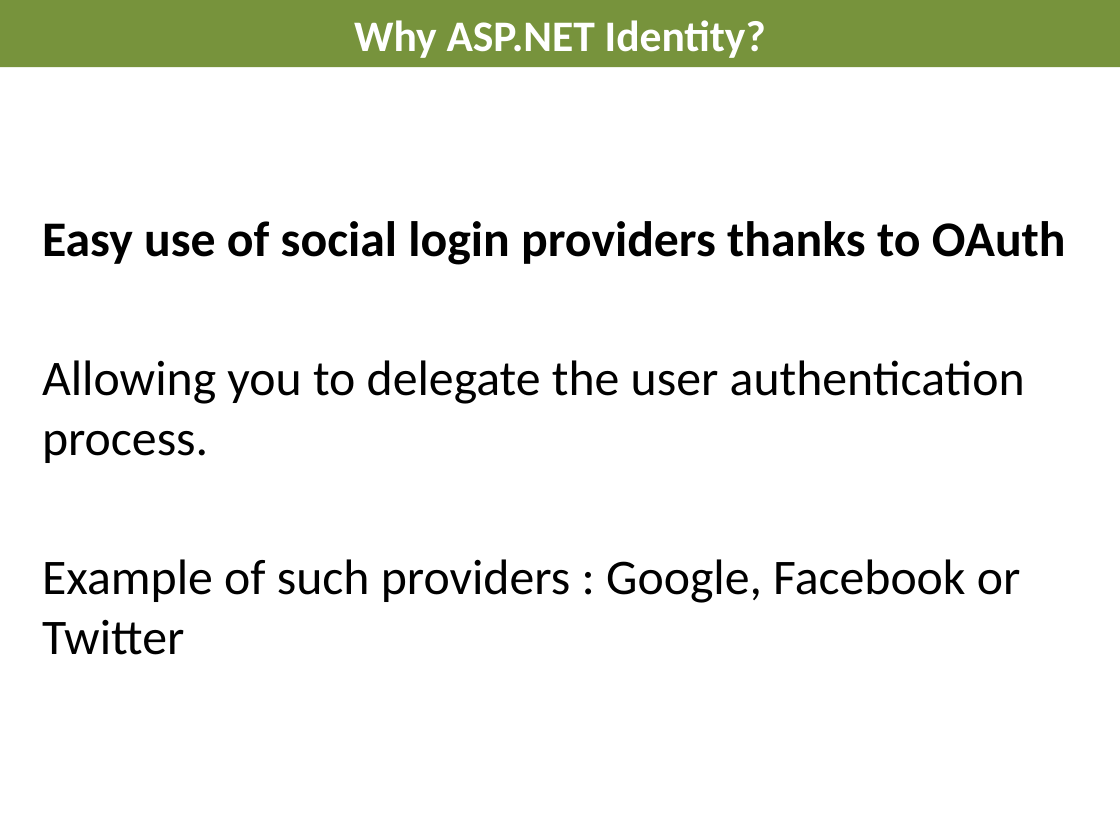
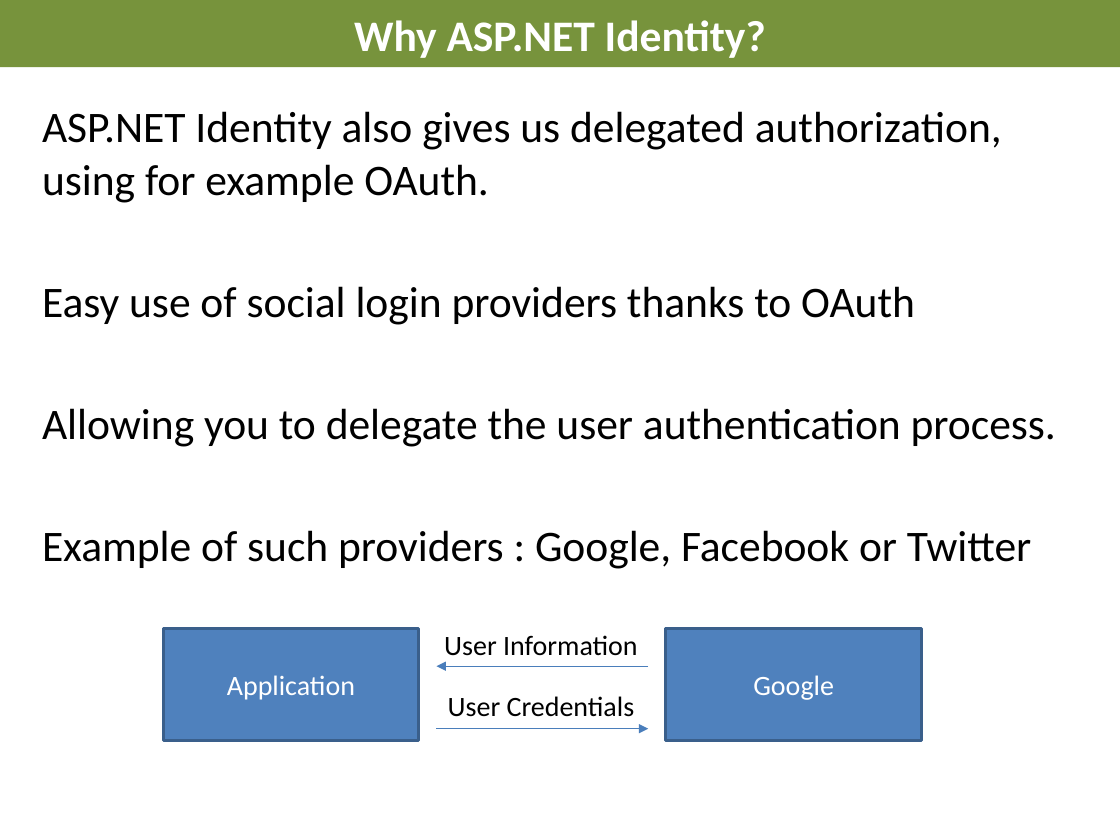
Before and after one commit to AndreasElffors/IdentityTemplate, a slide deck: slide 6 of Documents/Identity-Introduction.pptx. Drawn at 1120x840 pixels with LibreOffice and Linux fonts; fonts in the diff are those of the drawing; background and template pictures are left out. Boxes give left, top, right and bottom in pixels: in the first picture for what was removed or moved away, otherwise in the second. Text is boxed around its words. In the diff, an @@ line names an element or a change of style, - is before the commit and + after.

```diff
--- a/Documents/Identity-Introduction.pptx
+++ b/Documents/Identity-Introduction.pptx
@@ text "ASP.NET Identity also gives us ..." moved from (x1=42, y1=221, x2=1066, y2=655) to (x1=42, y1=111, x2=1056, y2=569) @@
@@ text at (x1=42, y1=111, x2=1002, y2=203): paragraph added @@
+ASP.NET Identity also gives us delegated authorization, using for example OAuth.
@@ text at (x1=42, y1=286, x2=1056, y2=569): size 32 to 28 pt in "Easy use of social login providers thanks ...", "Allowing you to delegate the user authentication ...", "Example of such providers : Google, Facebook ..."; bold off in "Easy use of social login providers thanks ..." @@
@@ rectangle added at (x1=164, y1=628, x2=419, y2=740), fill #4F81BD, outline #3A5F8C 2 pt, 18 pt, text #FFFFFF @@
+Application
@@ rectangle added at (x1=665, y1=628, x2=921, y2=740), fill #4F81BD, outline #3A5F8C 2 pt, 18 pt, text #FFFFFF @@
+Google
@@ text added at (x1=444, y1=635, x2=638, y2=662), 18 pt, text #000000 @@
+User Information
@@ arrow added from (648, 666) to (437, 666), #4B7EBC 0.75 pt @@
@@ text added at (x1=448, y1=696, x2=635, y2=717), 18 pt, text #000000 @@
+User Credentials
@@ arrow added from (437, 729) to (648, 729), #4B7EBC 0.75 pt @@
```
Also in this commit, not shown: 15 other slides changed, 1 slide added.
